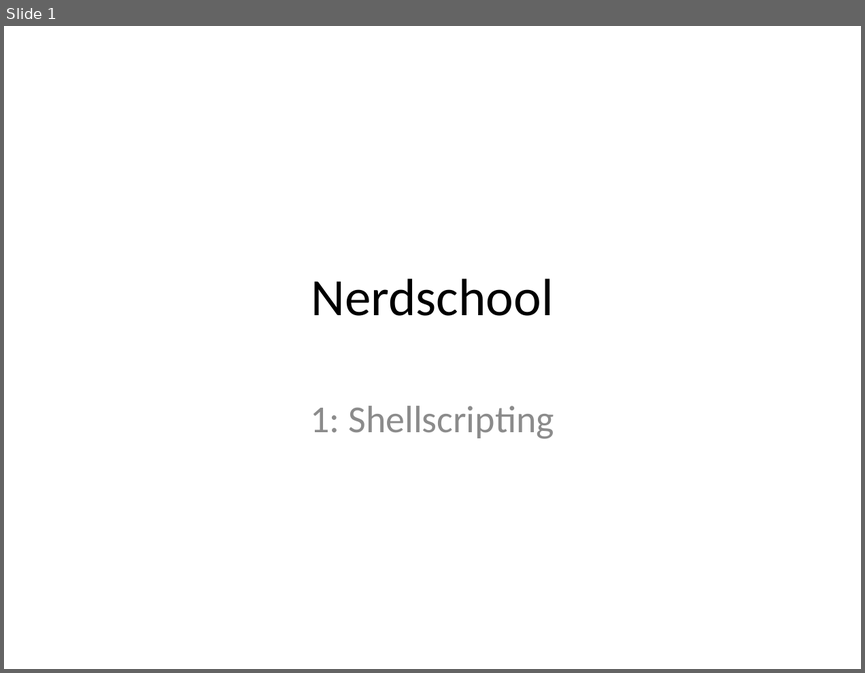
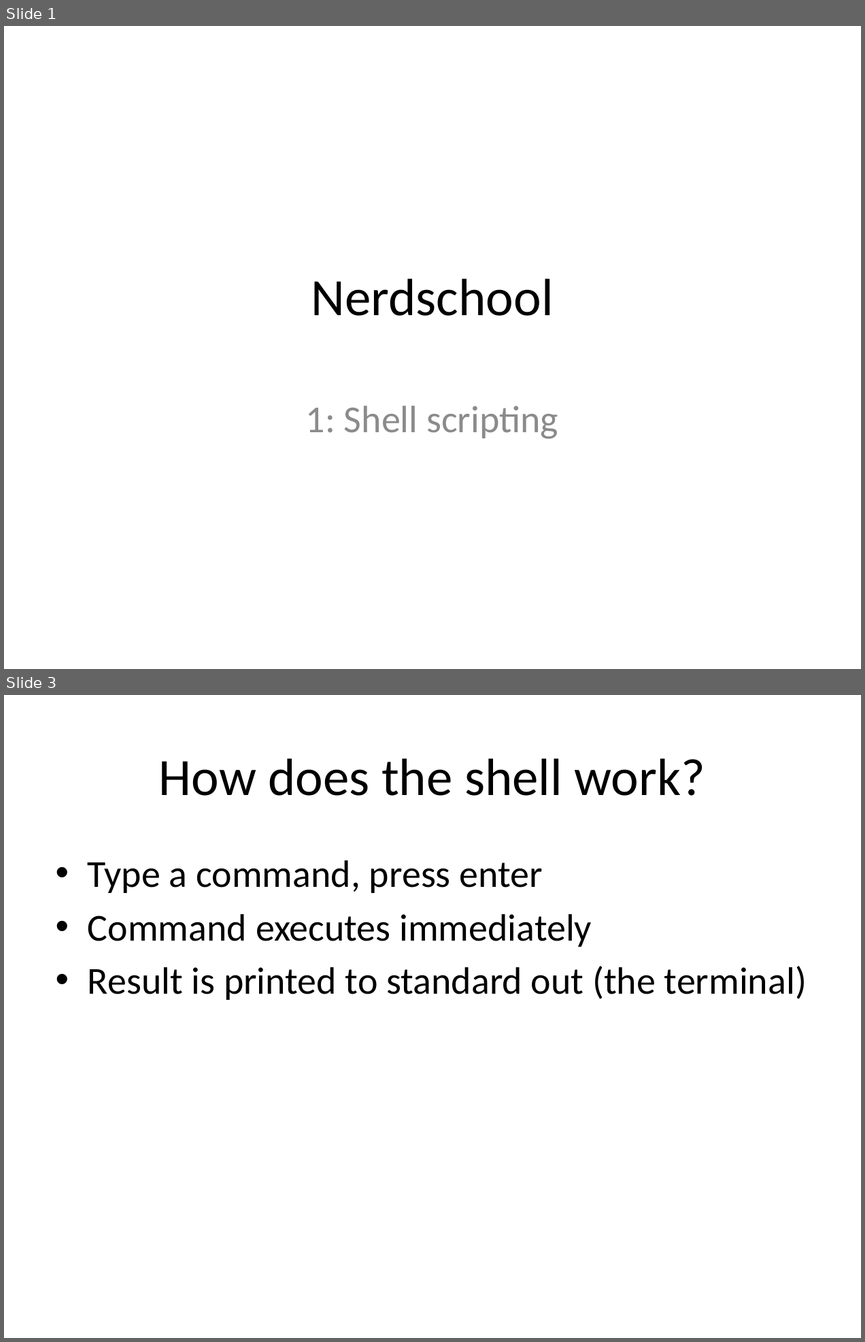
Before and after one commit to anettebgo/nerdschool, a slide deck: 1/shellscripting.pptx. Shown one above the other, each under a label of ours: slide 1 before the commit, slides 1 and 3 after it; the slides between them are not shown. The pictures are 865x673 and 865x1342 pixels, drawn with LibreOffice and Linux fonts; fonts in the diff are those of the drawing. Boxes give left, top, right and bottom in pixels: in the first picture for what was removed or moved away, otherwise in the second. Text is boxed around its words. In the diff, an @@ line names an element or a change of style, - is before the commit and + after.

```diff
--- a/1/shellscripting.pptx
+++ b/1/shellscripting.pptx
@@ slide 3 added at [4,695,861,1338], background #FFFFFF @@
@@ title added at [159,758,704,796], 44 pt, text #000000 @@
+How does the shell work?
@@ text added at [88,860,806,1000], 32 pt, text #000000 @@
+• Type a command, press enter
+• Command executes immediately
+• Result is printed to standard out (the terminal)
@@ slide 1 changed as well @@
@@ subtitle at [306,405,558,439]: spaces changed @@
-1: Shellscripting
+1: Shell scripting
```
Also in this commit, not shown: 3 other slides changed, 5 other slides added, 8 slides removed.
